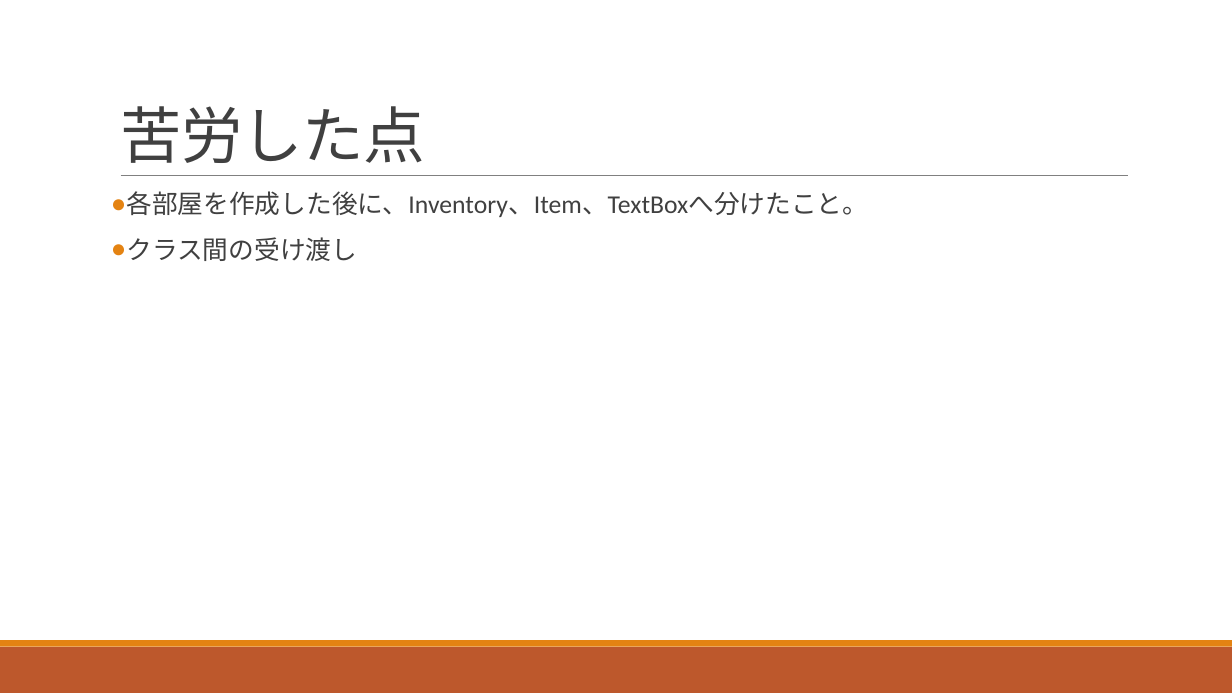
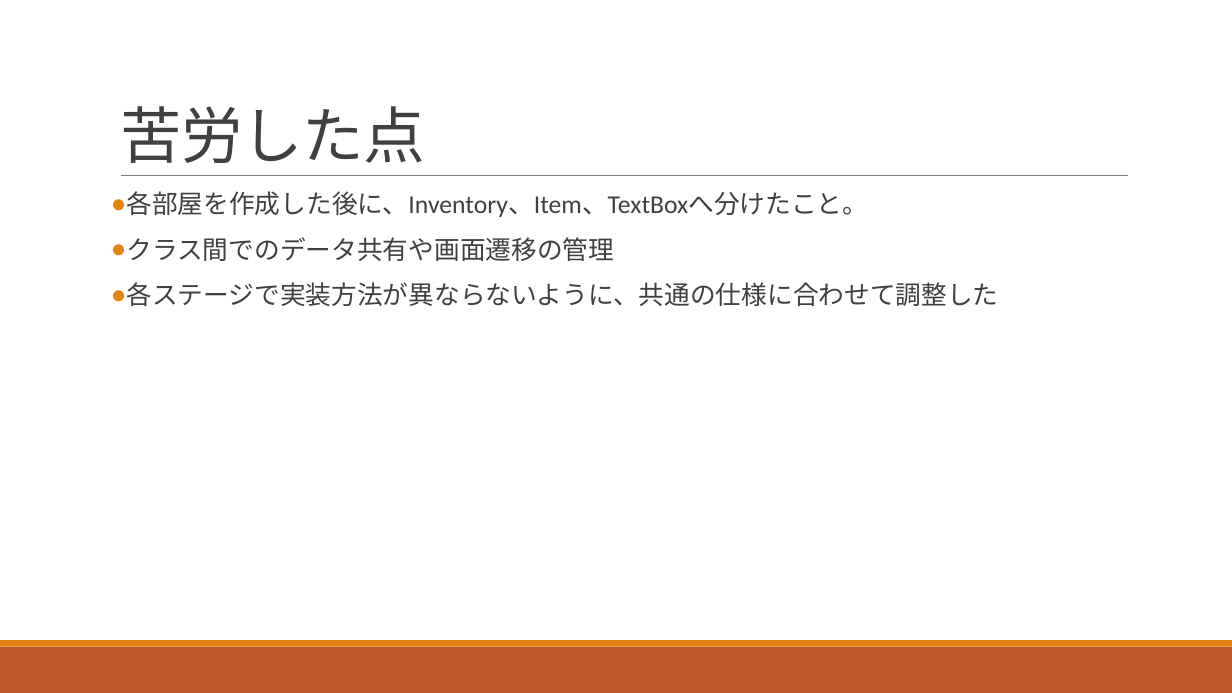
Before and after one commit to YudaiSugimoto17/team-7, a slide deck: slide 9 of presentation/presentation.pptx. Drawn at 1232x693 pixels with LibreOffice and Linux fonts; fonts in the diff are those of the drawing. Boxes give left, top, right and bottom in pixels: in the first picture for what was removed or moved away, otherwise in the second. Text is boxed around its words. In the diff, an @@ line names an element or a change of style, - is before the commit and + after.

Commit message:
ファイルの変更
ファイル内容を編集した。

```diff
--- a/presentation/presentation.pptx
+++ b/presentation/presentation.pptx
@@ text at [126, 237, 998, 306]: text changed @@
-● クラス間の受け渡し
+● クラス間でのデータ共有や画面遷移の管理
+● 各ステージで実装方法が異ならないように、共通の仕様に合わせて調整した
```
